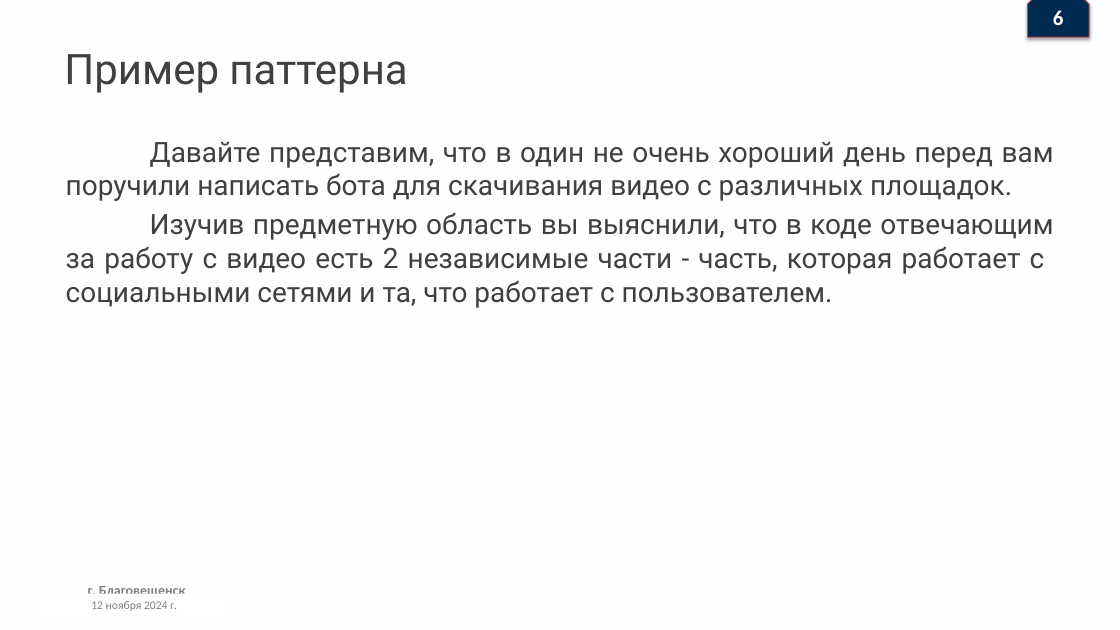
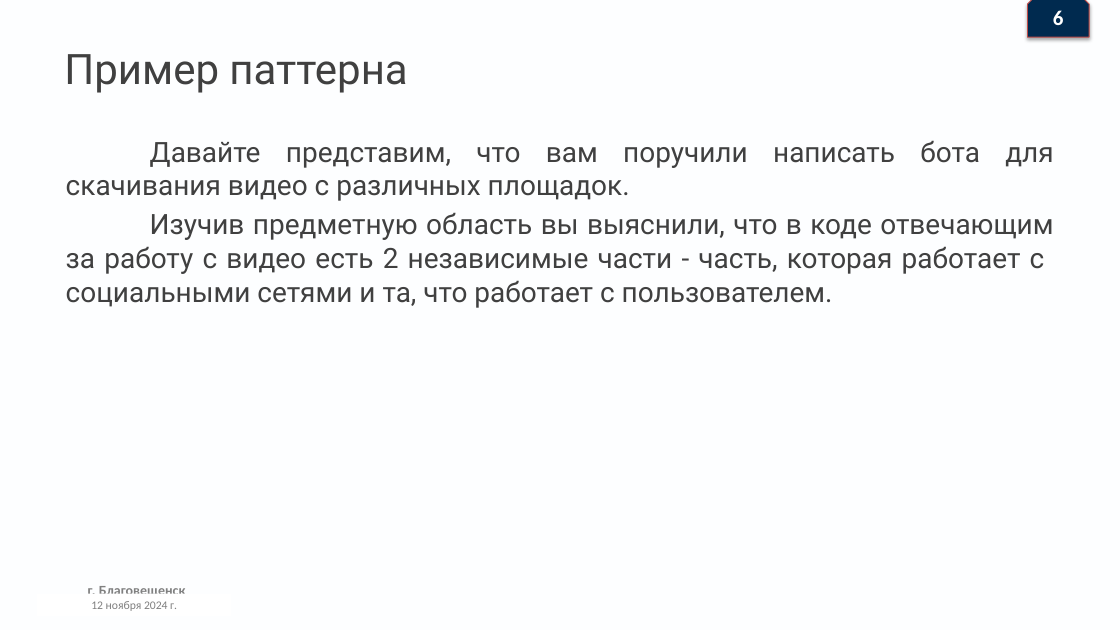
Before and after one commit to Denis-buh/Pattern-Bridge, a slide deck: slide 7 of Presentation/Презентация.pptx. Drawn at 1120x630 pixels with LibreOffice and Linux fonts; fonts in the diff are those of the drawing; background and template pictures are left out. Boxes give left, top, right and bottom in pixels: in the first picture for what was removed or moved away, otherwise in the second. Text is boxed around its words. In the diff, an @@ line names an element or a change of style, - is before the commit and + after.

```diff
--- a/Presentation/Презентация.pptx
+++ b/Presentation/Презентация.pptx
@@ text at box(66, 140, 1053, 201): text changed @@
-Давайте представим, что в один не очень хороший день перед вам поручили написать бота для скачивания видео с различных площадок.
+Давайте представим, что вам поручили написать бота для скачивания видео с различных площадок.
```
Also in this commit, not shown: 1 other slide changed, 1 other file.
